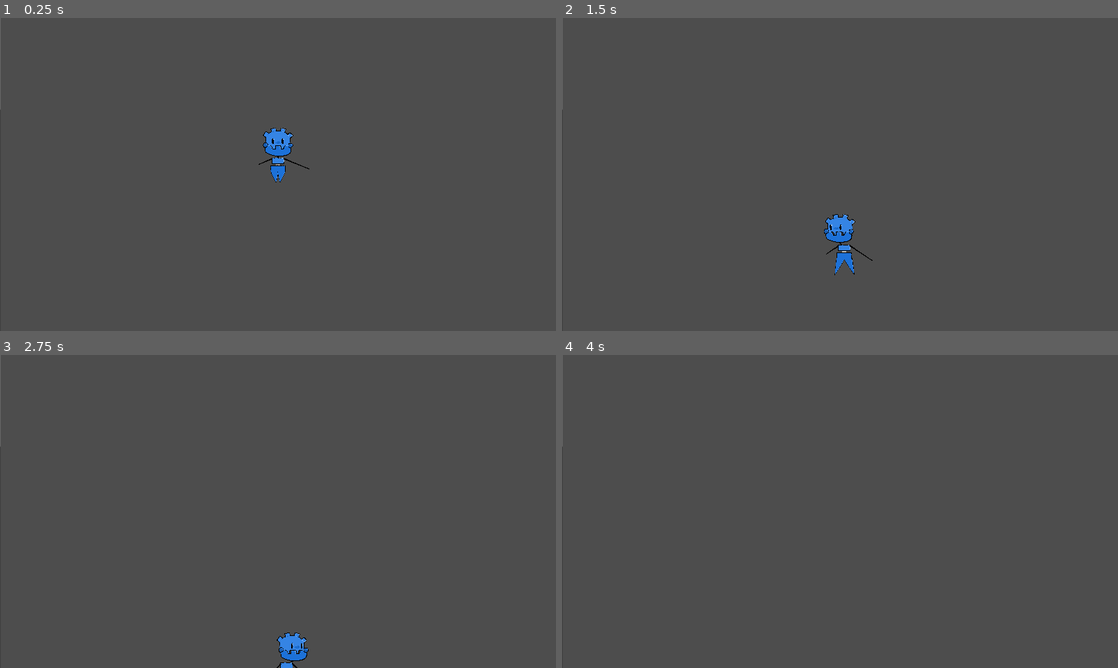
Above: before the commit, frames 1-4 (two rows, left to right).
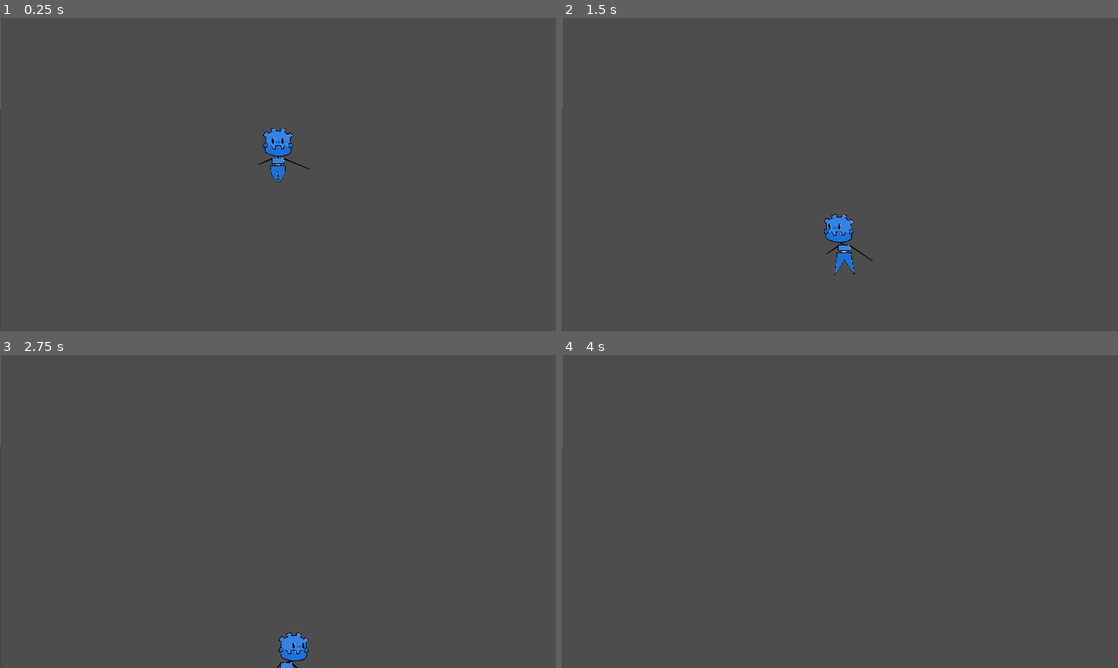
Above: after the commit, the same moments.

Repository: gamesforklaus/brainfluff
Game: Godot game, scene res://scene/entity/player.tscn
Same seed, same stepped clock (60 frames per second), same inputs: the game is played once before the commit and once after it. This scene is started directly instead of the project's main scene. Sound files missing from this copy of the repository are replaced by a short silence.
Inputs (mouse positions are in pixels of both pictures, inside the frame that each line leads up to):
- Up to frame 1 (0.25 s): no input
- Up to frame 2 (1.5 s): tap Enter at 0.5 s; move the mouse to (962, 158) at 0.52 s; hold D (move_right) 0.53-1.28 s; tap S (look_down) at 0.6 s; click (962, 158) at 0.67 s; tap Space (jump) at 0.77 s; move the mouse to (728, 190) at 1.27 s; hold A (move_left) from 1.28 s (still down); tap W (look_up) at 1.35 s
- Up to frame 3 (2.75 s): tap Space (jump) at 1.52 s; move the mouse to (333, 442) at 2.02 s; release A (move_left) at 2.03 s; hold D (move_right) from 2.03 s (still down); tap X at 2.1 s
- Up to frame 4 (4 s): move the mouse to (812, 574) at 2.77 s; tap Z at 2.85 s; click (812, 574) at 2.92 s; tap Space (jump) at 3.02, 3.5, 3.77 s; move the mouse to (1006, 558) at 3.52 s; release D (move_right) at 3.53 s; hold A (move_left) from 3.53 s (still down); tap S (look_down) at 3.6 s

The runs differ from the first frame. In frame 1, less than 0.1% of the frame differs, in the area x 48-51%, y 38-41%; in frame 2, less than 0.1%; in frame 3, 0.1%, in the area x 49-56%, y 88-99%; in frame 4, nothing differs.

Commit message:
minor visual tweaks:tm:

Diff:
--- a/scene/entity/player.tscn
+++ b/scene/entity/player.tscn
@@ -96,20 +96,8 @@
 [node name="s_bottom" parent="sk_vector" index="0"]
 modification_stack = SubResource("SkeletonModificationStack2D_2ve6o")
 
-[node name="arm_l" parent="sk_vector/s_bottom/waist/torso" index="2"]
-metadata/_local_pose_override_enabled_ = true
-
-[node name="arm_r" parent="sk_vector/s_bottom/waist/torso" index="3"]
-metadata/_local_pose_override_enabled_ = true
-
-[node name="leg_l" parent="sk_vector/s_bottom/waist" index="2"]
-metadata/_local_pose_override_enabled_ = true
-
 [node name="col_pos" parent="sk_vector/s_bottom/waist/leg_l/foot_l" index="0"]
 position = Vector2(1.00002, 28.0002)
-
-[node name="leg_r" parent="sk_vector/s_bottom/waist" index="3"]
-metadata/_local_pose_override_enabled_ = true
 
 [node name="col_pos" parent="sk_vector/s_bottom/waist/leg_r/foot_r" index="0"]
 position = Vector2(0, 28)
--- a/scene/entity/skin/sk_vector.tscn
+++ b/scene/entity/skin/sk_vector.tscn
@@ -127,7 +127,7 @@
 metadata/_edit_group_ = true
 
 [node name="vis" type="Sprite2D" parent="s_bottom/waist/torso/neck/jaw"]
-z_index = 1
+z_index = 2
 texture_filter = 5
 texture_repeat = 1
 position = Vector2(0.000682831, -14)
@@ -143,9 +143,10 @@
 bone_angle = 270.0
 editor_settings/show_bone_gizmo = false
 script = ExtResource("1_0j7xj")
-MAXIMUM_DISTANCE = Vector2(-4, 2)
+MAXIMUM_DISTANCE = Vector2(0, 2)
 
 [node name="vis" type="Sprite2D" parent="s_bottom/waist/torso/neck/jaw/head"]
+z_index = 1
 texture_filter = 5
 texture_repeat = 1
 position = Vector2(0.000853539, -16)
@@ -153,7 +154,7 @@
 texture = ExtResource("3_0apxl")
 
 [node name="eyes" type="Bone2D" parent="s_bottom/waist/torso/neck/jaw/head"]
-position = Vector2(-0.000170469, -4)
+position = Vector2(-8.52376e-05, -5)
 rest = Transform2D(1, 0, 0, 1, -0.000170469, -4)
 auto_calculate_length_and_angle = false
 length = 4.0
@@ -163,6 +164,7 @@
 MAXIMUM_DISTANCE = Vector2(12, -6)
 
 [node name="vis" type="Sprite2D" parent="s_bottom/waist/torso/neck/jaw/head/eyes"]
+z_index = 1
 texture_filter = 5
 texture_repeat = 1
 position = Vector2(0.000512123, -6)
@@ -183,7 +185,7 @@
 script = ExtResource("5_v5v73")
 TARGET_1 = NodePath("..")
 TARGET_2 = NodePath("../jaw")
-OFFSET_1 = Vector2(0, -38)
+OFFSET_1 = Vector2(0, -44)
 OFFSET_2 = Vector2(0, -61)
 
 [node name="arm_l" type="Bone2D" parent="s_bottom/waist/torso" node_paths=PackedStringArray("TARGET")]
--- a/script/player.gd
+++ b/script/player.gd
@@ -222,7 +222,7 @@
 	)
 	l_target_pos[1] = lerp(
 		l_target_pos[1],
-		calculate_anim_position(l_default_pos[1], LEG_RADIUS, -50),
+		calculate_anim_position(l_default_pos[1], LEG_RADIUS, -100),
 		.5
 	)
 
